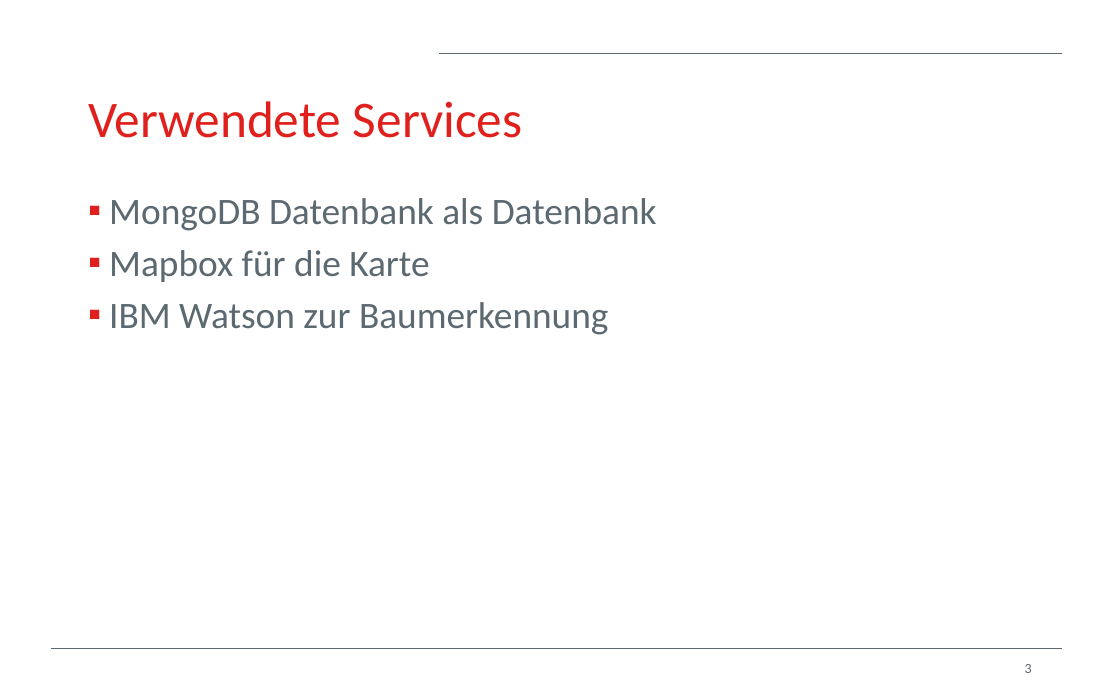
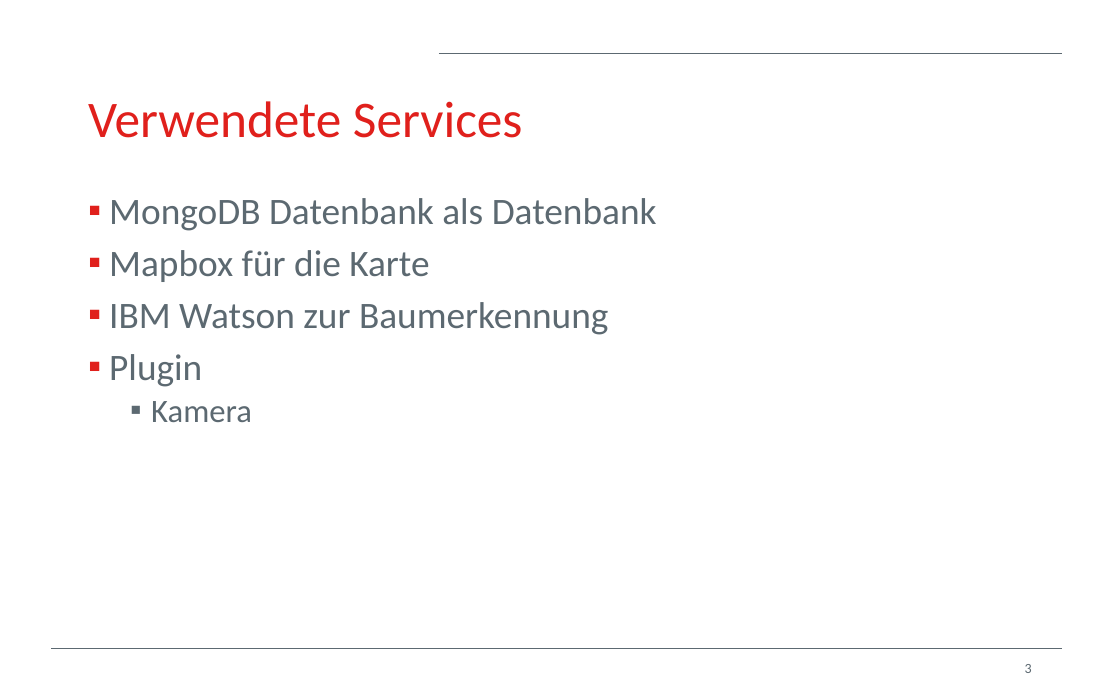
Before and after one commit to ole404/SoftwareEngineeringDHBW, a slide deck: slide 3 of docs/Template Schritt 1.pptx. Drawn at 1120x700 pixels with LibreOffice and Linux fonts; fonts in the diff are those of the drawing; background and template pictures are left out. Boxes give left, top, right and bottom in pixels: in the first picture for what was removed or moved away, otherwise in the second. Text is boxed around its words. In the diff, an @@ line names an element or a change of style, - is before the commit and + after.

```diff
--- a/docs/Template Schritt 1.pptx
+++ b/docs/Template Schritt 1.pptx
@@ text at <box>109,354,252,422</box>: paragraphs added @@
+▪ Plugin
+  ▪ Kamera
```
Also in this commit, not shown: 2 other slides changed.
